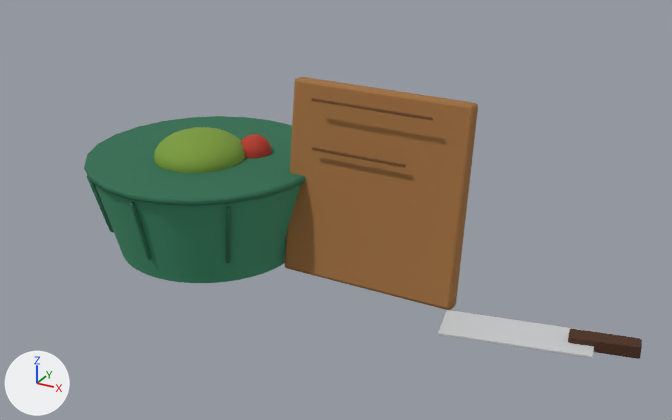
Before and after pictures for a commit that changed the glTF model Assets/LOC_House/Models/NoiThat/BoSung/mesh/RoRaThit.glb.
Camera for both pictures: a 50 mm camera at (0.643, -1.209, 0.72) aimed at (-0.01, -0.023, 0.127). The lights are fixed; the arrows at lower left show +X, +Y and +Z. The first picture is the older version. Vertices at exactly the same position are counted once.

In view in the first picture: 'RoRaThit'.
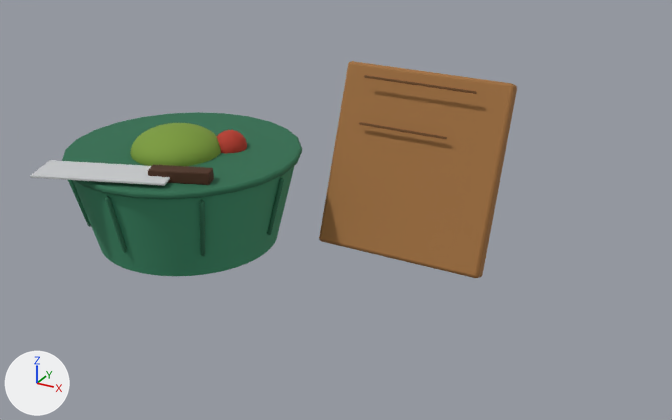
The edits, one by one:
me_rorathit_002 is used by ob_rorathit; location (0.0, 0.0, 0.0).
me_rorathit_002 had 2450 vertices, 4832 faces and spanned x -0.478..0.478, y -0.205..0.205, z 0.0..0.322.
me_rorathit_002 now has 2448 vertices, 4828 faces and spans x -0.528..0.197, y -0.241..0.213, z 0.001..0.307.
me_rorathit_002 part 1: the loose piece of 242 vertices spanning x -0.471..-0.076, y -0.198..0.198, z 0.002..0.162 is moved by (-0.05, 0.0, 0.0).
me_rorathit_002 part 2: the loose piece of 146 vertices spanning x -0.478..-0.068, y -0.205..0.205, z 0.158..0.17 is moved by (-0.05, 0.0, 0.0).
me_rorathit_002 part 3: the loose piece of 56 vertices spanning x -0.106..-0.07, y -0.004..0.004, z 0.042..0.152 is moved by (-0.05, 0.0, 0.0).
me_rorathit_002 part 4: the loose piece of 49 vertices spanning x -0.156..-0.129, y -0.145..-0.117, z 0.042..0.152 is moved by (-0.05, 0.0, 0.0).
me_rorathit_002 part 5: the loose piece of 44 vertices spanning x -0.277..-0.269, y -0.203..-0.167, z 0.042..0.152 is moved by (-0.05, 0.0, 0.0).
me_rorathit_002 part 6: the loose piece of 52 vertices spanning x -0.418..-0.39, y -0.145..-0.117, z 0.042..0.152 is moved by (-0.05, 0.0, 0.0).
me_rorathit_002 part 7: the loose piece of 730 vertices spanning x -0.35..-0.196, y -0.099..0.059, z 0.13..0.214 is copied, and the copy is moved by (-0.05, 0.0, 0.0); it spans x -0.4..-0.246, y -0.099..0.059, z 0.13..0.214.
me_rorathit_002 part 8: the loose piece of 56 vertices spanning x -0.103..0.197, y -0.035..0.035, z 0.002..0.322 is turned -12 degrees about the x axis through its middle, then moved by (0.0, 0.147, -0.008).
me_rorathit_002 part 9: the loose piece of 56 vertices spanning x -0.053..0.147, y -0.022..-0.018, z 0.3..0.304 is moved by (0.0, 0.177, -0.007).
me_rorathit_002 part 10: the loose piece of 56 vertices spanning x -0.053..0.107, y -0.022..-0.018, z 0.22..0.224 is moved by (0.0, 0.16, -0.005).
me_rorathit_002 part 11: the loose piece of 56 vertices spanning x 0.192..0.421, y -0.107..0.007, z 0.006..0.01 is turned 8 degrees about the z axis through its middle, then moved by (-0.655, -0.121, 0.17).
me_rorathit_002 part 12: the loose piece of 24 vertices spanning x 0.375..0.478, y -0.043..0.003, z 0.0..0.02 is turned 8 degrees about the z axis through its middle, then moved by (-0.66, -0.105, 0.17).
me_rorathit_002 part 13: 1 vertex moved within x -0.224, y 0.04, z 0.172; 1409 vertices removed from x -0.35..-0.174, y -0.099..0.07, z 0.13..0.214; 679 vertices added at x -0.282..-0.225, y 0.01..0.07, z 0.143..0.201.
Other edits to the shape of me_rorathit_002 do not show in these pictures.

Boxes [x1, y1, x2, y2] around the edits, measured in the pictures (672 x 420 px; the box of a moved part takes in the faces that stretch with it):
'RoRaThit', reshaped (13% narrower, 23% shorter)
    before: [84, 77, 642, 359]
    after: [31, 61, 517, 278]
part 1 of me_rorathit_002, moved or reshaped
    before: [95, 184, 301, 283]
    after: [73, 167, 294, 276]
part 2 of me_rorathit_002, moved or reshaped
    before: [84, 116, 306, 206]
    after: [62, 112, 302, 200]
part 3 of me_rorathit_002, moved or reshaped (not visible before)
    after: [267, 178, 284, 235]
part 4 of me_rorathit_002, moved or reshaped
    before: [226, 207, 231, 263]
    after: [199, 200, 206, 257]
part 5 of me_rorathit_002, moved or reshaped
    before: [129, 202, 151, 259]
    after: [105, 196, 127, 253]
part 6 of me_rorathit_002, moved or reshaped
    before: [87, 175, 114, 232]
    after: [68, 180, 91, 227]
part 7 of me_rorathit_002, added (green)
    after: [130, 123, 221, 166]
part 8 of me_rorathit_002, moved or reshaped
    before: [285, 77, 478, 310]
    after: [319, 61, 517, 278]
part 9 of me_rorathit_002, moved or reshaped
    before: [312, 98, 433, 120]
    after: [364, 75, 477, 94]
part 10 of me_rorathit_002, moved or reshaped
    before: [312, 147, 406, 168]
    after: [359, 122, 447, 139]
part 11 of me_rorathit_002, moved or reshaped
    before: [438, 310, 595, 358]
    after: [31, 160, 170, 186]
part 12 of me_rorathit_002, moved or reshaped
    before: [568, 328, 642, 359]
    after: [148, 165, 214, 185]
part 13 of me_rorathit_002, cut back
    before: [154, 127, 271, 173]
    after: [217, 130, 247, 153]
